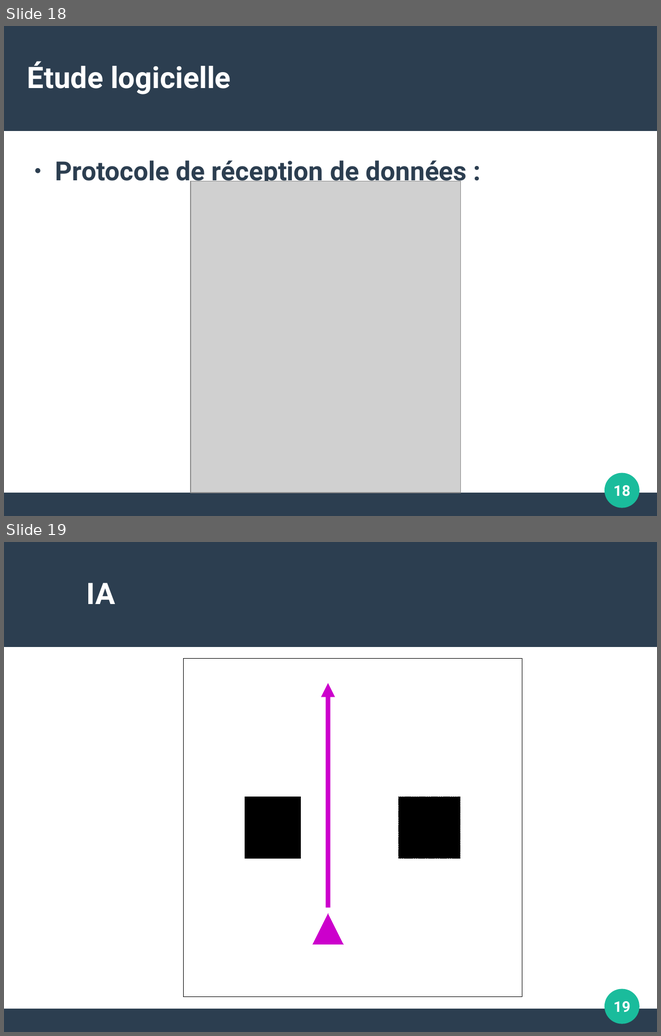
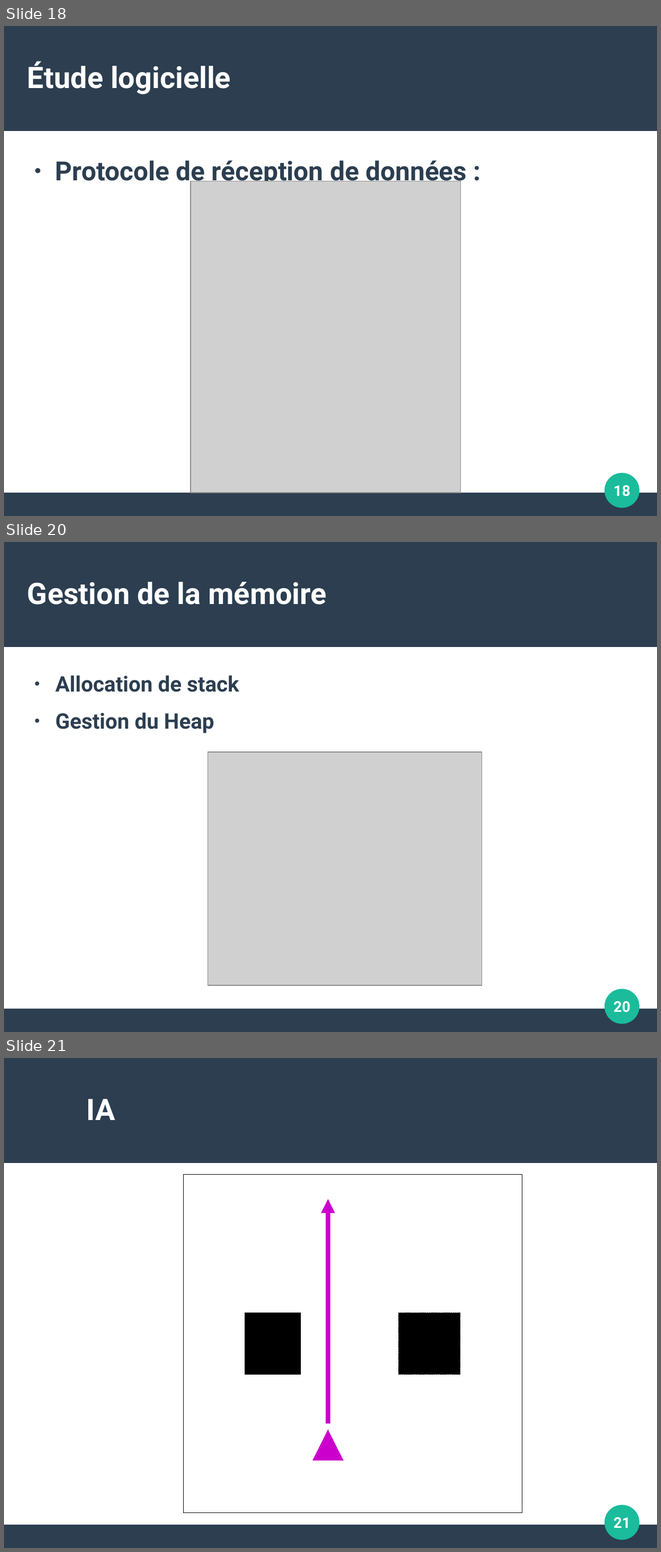
Before and after one commit to Nennala/CoopRobot, a slide deck: soutenance.odp. Shown one above the other, each under a label of ours: slides 18 and 19 before the commit, slides 18, 20 and 21 after it; the slides between them are not shown. The pictures are 661x1036 and 661x1552 pixels, drawn with LibreOffice and Linux fonts; fonts in the diff are those of the drawing; grey boxes stand for pictures. Boxes give left, top, right and bottom in pixels: in the first picture for what was removed or moved away, otherwise in the second. Text is boxed around its words. In the diff, an @@ line names an element or a change of style, - is before the commit and + after.

```diff
--- a/soutenance.odp
+++ b/soutenance.odp
@@ slide 20 added at (4, 542, 657, 1032), background #FFFFFF; not listed: 3 template elements that a slide beside it also shows @@
@@ title added at (27, 582, 327, 605), 36 pt, text #FFFFFF, bold @@
+Gestion de la mémoire
@@ text added at (55, 675, 239, 733), 26 pt, text #2C3E50, bold @@
+● Allocation de stack
+● Gestion du Heap
@@ picture added at (208, 752, 482, 985) @@
@@ page number added at (614, 1001, 630, 1012), 18 pt, text #FFFFFF, bold @@
+20
@@ what was slide 19 is now slide 21 @@
@@ page number at (614, 1517, 630, 1528): text changed @@
-19
+21
```
Also in this commit, not shown: 2 slides changed, 1 other slide added.
